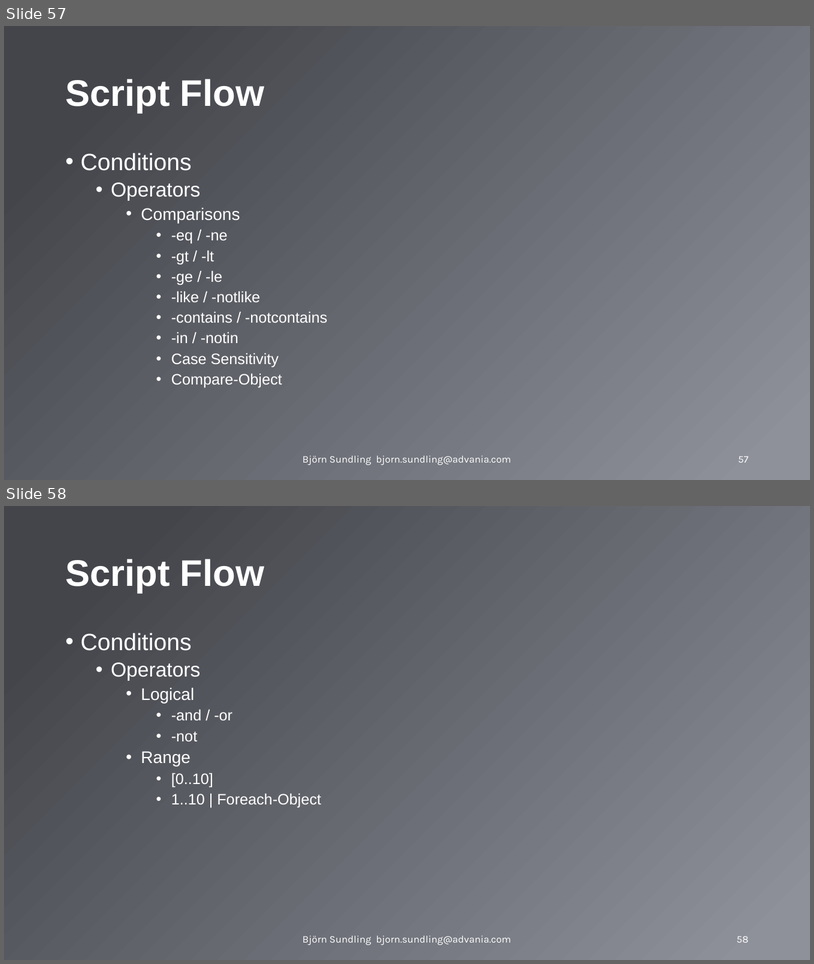
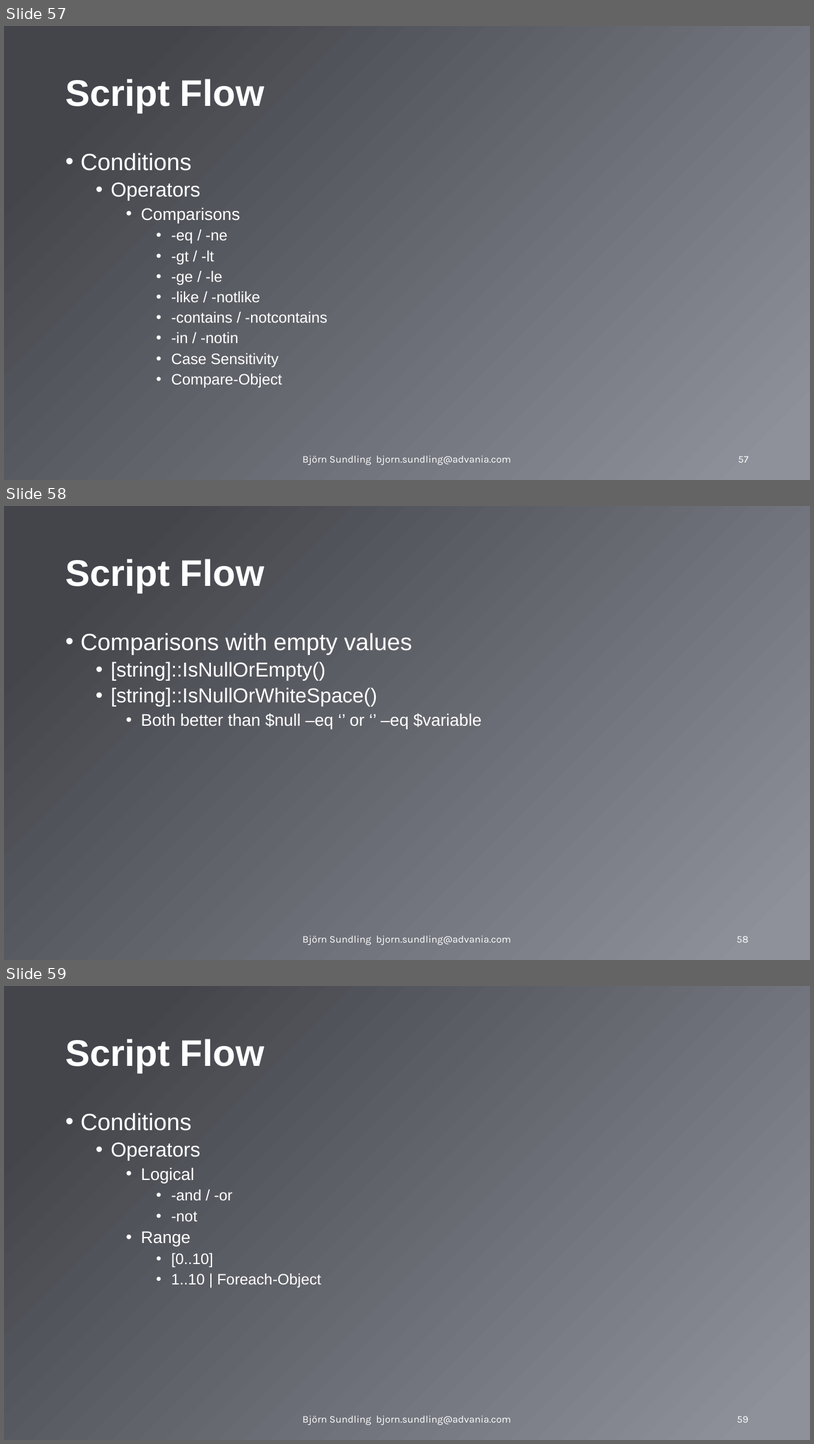
Before and after one commit to AdvaniaSE/PowerShellFundamentals, a slide deck: PowerShell Fundamentals.pptx. Shown one above the other, each under a label of ours: slides 57 and 58 before the commit, slides 57, 58 and 59 after it. The pictures are 814x964 and 814x1444 pixels, drawn with LibreOffice and Linux fonts; fonts in the diff are those of the drawing; background and template pictures are left out. Boxes give left, top, right and bottom in pixels: in the first picture for what was removed or moved away, otherwise in the second. Text is boxed around its words. In the diff, an @@ line names an element or a change of style, - is before the commit and + after.

Commit message:
Lab 9 - Add [string] methods according to #9

```diff
--- a/PowerShell Fundamentals.pptx
+++ b/PowerShell Fundamentals.pptx
@@ slide 58 added at (x1=4, y1=506, x2=810, y2=960), background gradient #43454B to #8E919A @@
@@ title added at (x1=65, y1=559, x2=264, y2=593), 44 pt, text #FFFFFF, bold @@
+Script Flow
@@ text added at (x1=81, y1=633, x2=482, y2=729), 24 pt, text #FFFFFF @@
+• Comparisons with empty values
+  • [string]::IsNullOrEmpty()
+  • [string]::IsNullOrWhiteSpace()
+    • Both better than $null –eq ‘’ or ‘’ –eq $variable
@@ text added at (x1=303, y1=935, x2=511, y2=945), 12 pt, text #FFFFFF @@
+Björn Sundling bjorn.sundling@advania.com
@@ page number added at (x1=737, y1=936, x2=749, y2=942), 12 pt, text #FFFFFF @@
+58
@@ what was slide 58 is now slide 59 @@
```
